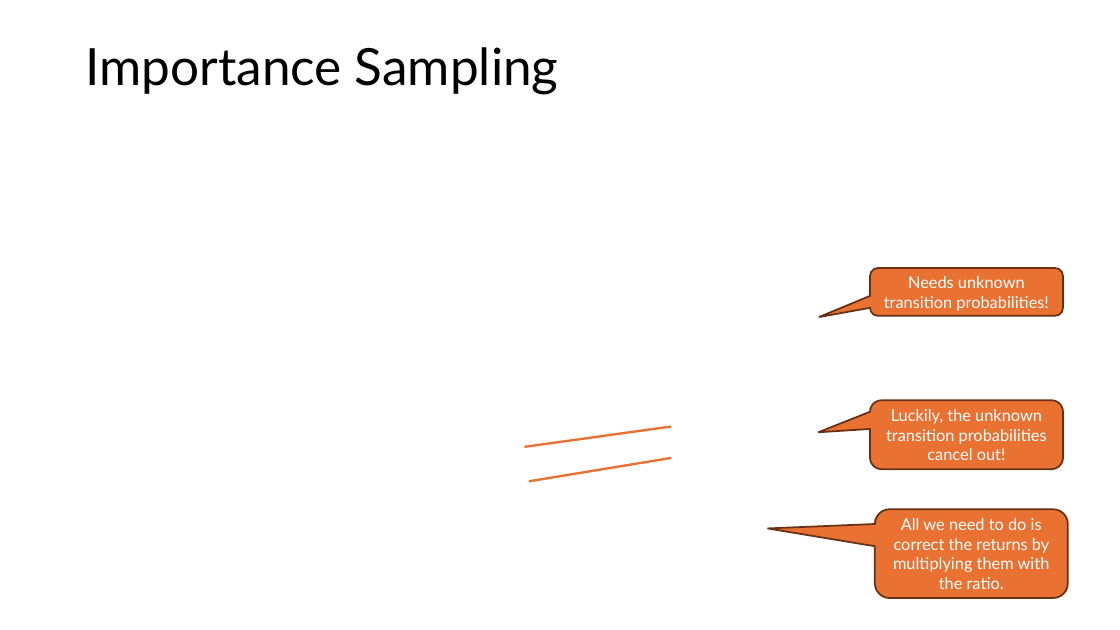
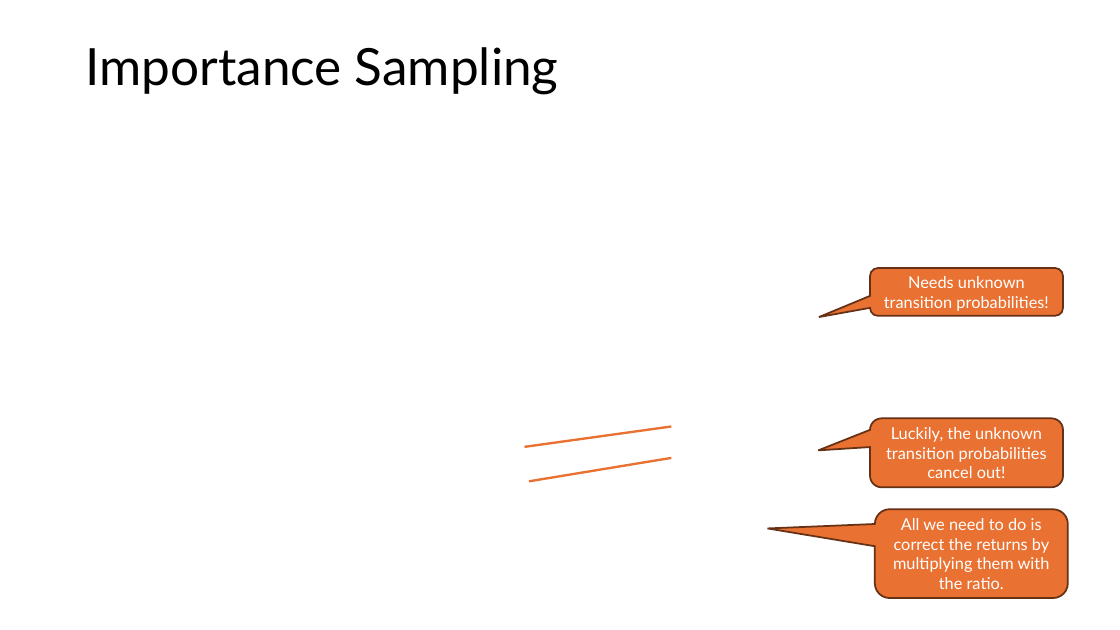
Before and after one commit to mhahsler/Introduction_to_Reinforcement_Learning, a slide deck: slide 20 of slides/Lecture_Chapter05.pptx. Drawn at 1120x630 pixels with LibreOffice and Linux fonts; fonts in the diff are those of the drawing; grey boxes stand for pictures. Boxes give left, top, right and bottom in pixels: in the first picture for what was removed or moved away, otherwise in the second. Text is boxed around its words. In the diff, an @@ line names an element or a change of style, - is before the commit and + after.

```diff
--- a/slides/Lecture_Chapter05.pptx
+++ b/slides/Lecture_Chapter05.pptx
@@ rounded speech box "Luckily, the unknown transition probabilities ...": place and size @@
-rounded speech box "Luckily, the unknown transition probabilities ..." at (870,401,1064,470)
+rounded speech box "Luckily, the unknown transition probabilities ..." at (870,418,1064,487)
```
Also in this commit, not shown: 11 other slides changed, 1 other file.
